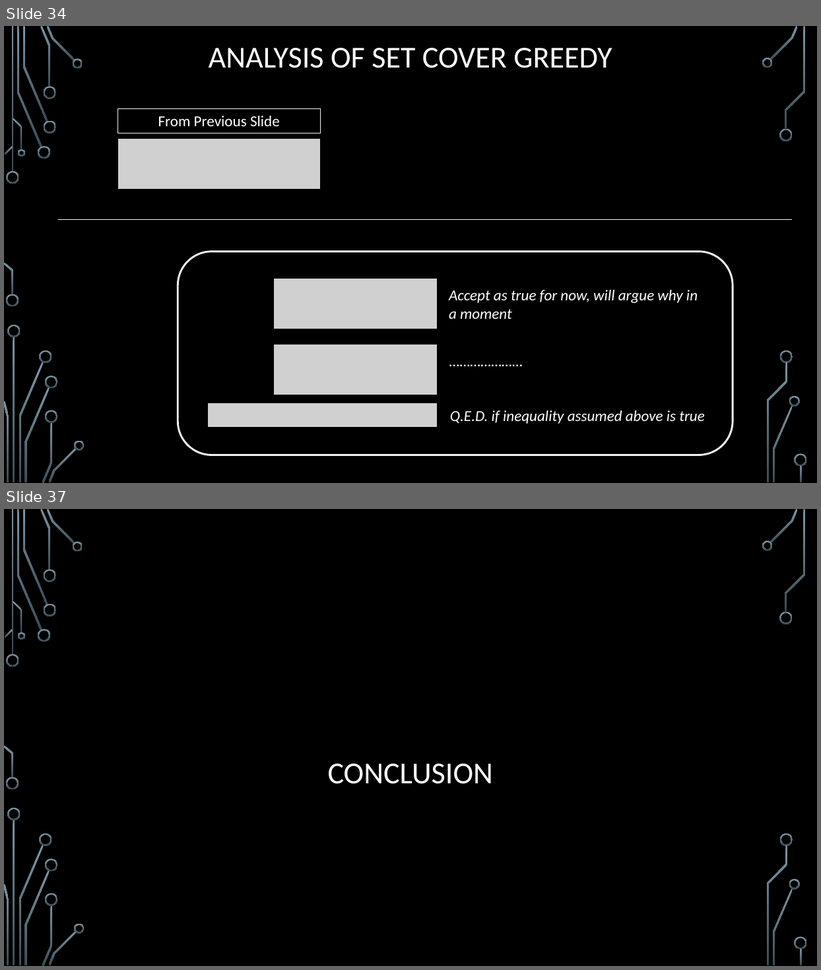
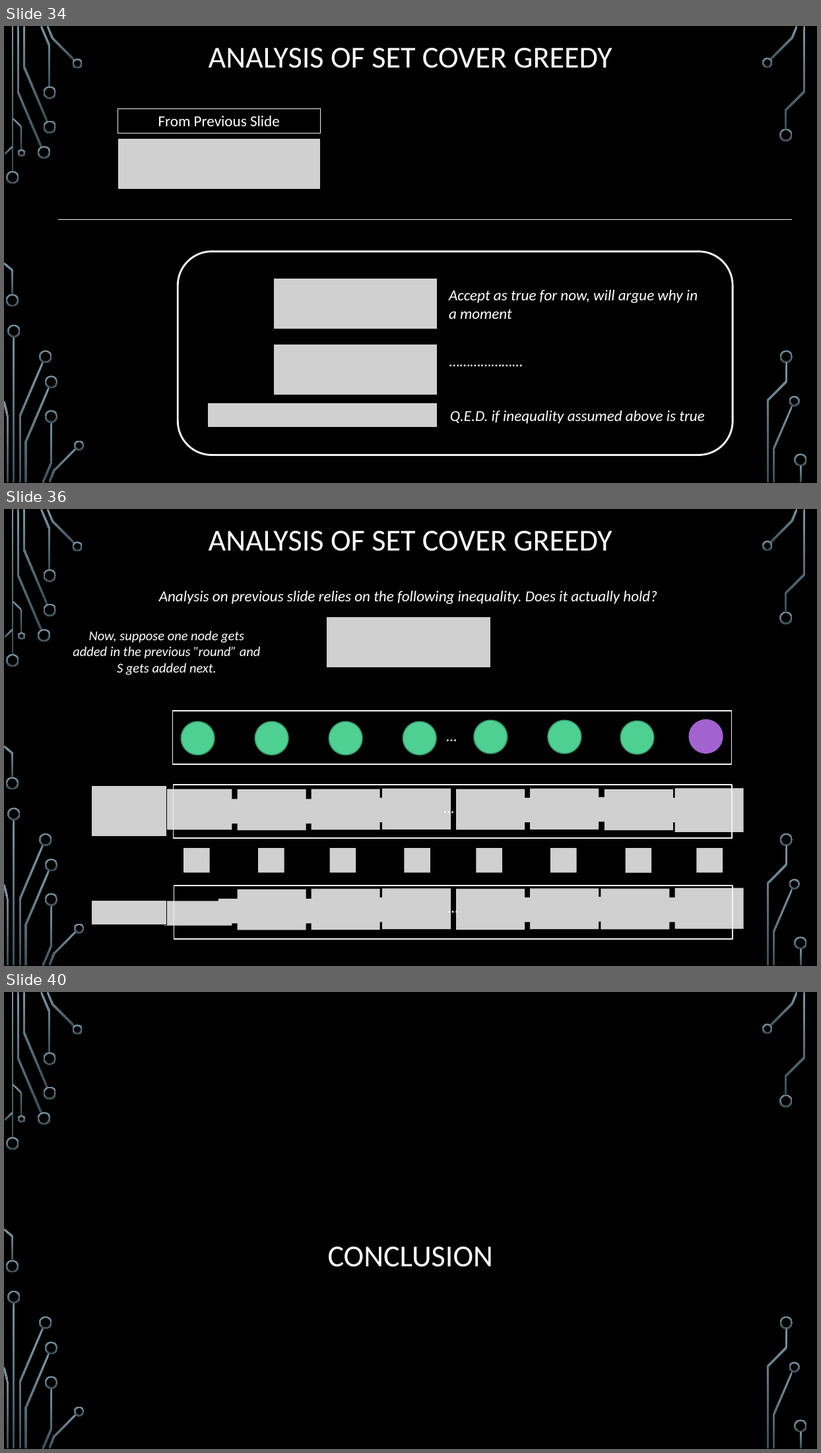
Before and after one commit to janiceeguo/advAlgo, a slide deck: slides/Approx-01-Intro.pptx. Shown one above the other, each under a label of ours: slides 34 and 37 before the commit, slides 34, 36 and 40 after it; the slides between them are not shown. The pictures are 821x970 and 821x1453 pixels, drawn with LibreOffice and Linux fonts; fonts in the diff are those of the drawing; grey boxes stand for pictures; background and template pictures are left out. Boxes give left, top, right and bottom in pixels: in the first picture for what was removed or moved away, otherwise in the second. Text is boxed around its words. In the diff, an @@ line names an element or a change of style, - is before the commit and + after.

```diff
--- a/slides/Approx-01-Intro.pptx
+++ b/slides/Approx-01-Intro.pptx
@@ slide 36 added at [4,509,817,966], background picture (left out); not listed: 36 template elements that a slide beside it also shows @@
@@ title added at [209,531,612,551], 36 pt, text #FFFFFF @@
+ANALYSIS OF SET COVER GREEDY
@@ text added at [159,591,657,604], 18 pt, text #FFFFFF, italic @@
+Analysis on previous slide relies on the following inequality. Does it actually hold?
@@ picture added at [327,617,491,668] @@
@@ text added at [73,630,261,675], 16 pt, text #FFFFFF, italic @@
+Now, suppose one node gets added in the previous ”round” and S gets added next.
@@ group added at [173,711,733,764]: 8 ellipses, 1 rectangle, 1 text @@
+…
@@ group added at [91,785,744,839]: 15 pictures, 1 text, 1 rectangle @@
+…
@@ group added at [184,848,723,873]: 8 pictures @@
@@ group added at [91,886,744,940]: 15 pictures, 1 text, 1 rectangle @@
+…
@@ what was slide 37 is now slide 40 @@
```
Also in this commit, not shown: 2 slides changed, 3 other slides added, 1 slide removed, 2 other files.
